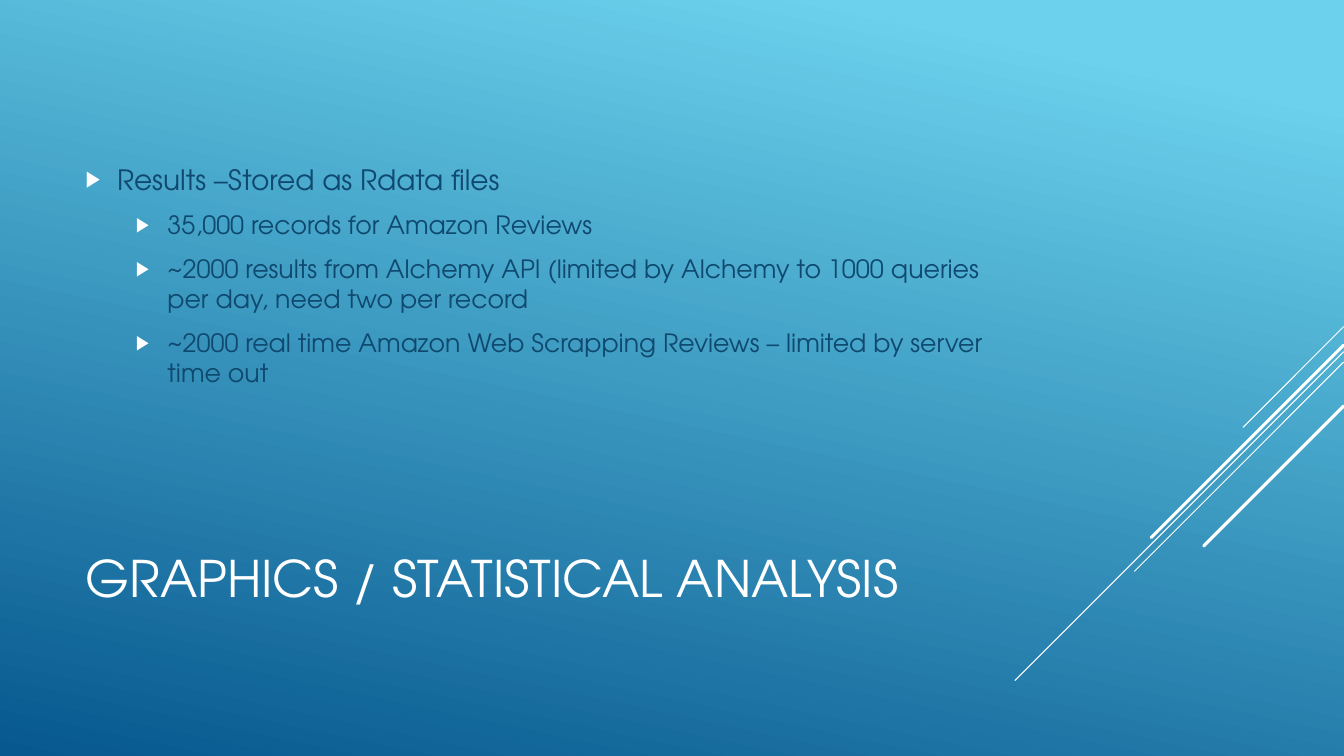
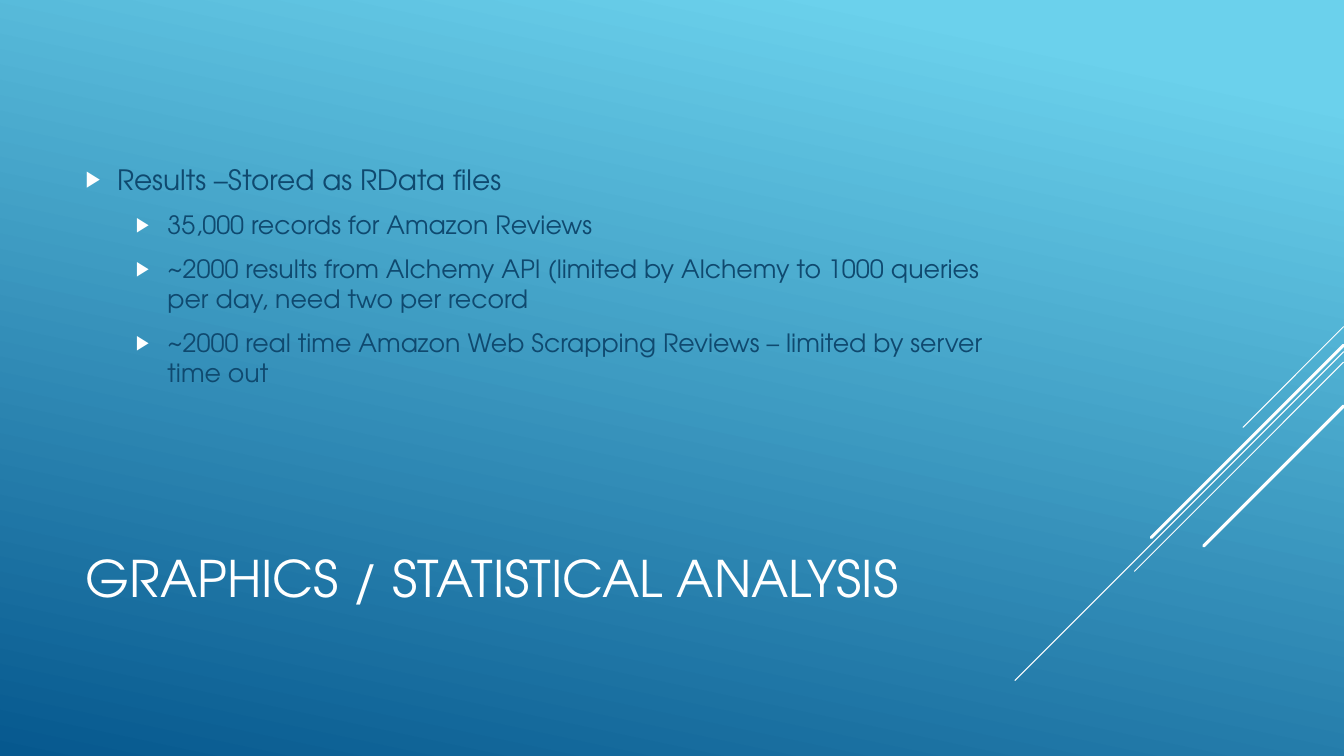
Before and after one commit to jwindokun/FinalProject, a slide deck: slide 9 of R/Final_Project_Presentation.pptx. Drawn at 1344x756 pixels with LibreOffice and Linux fonts; fonts in the diff are those of the drawing. Boxes give left, top, right and bottom in pixels: in the first picture for what was removed or moved away, otherwise in the second. Text is boxed around its words. In the diff, an @@ line names an element or a change of style, - is before the commit and + after.

```diff
--- a/R/Final_Project_Presentation.pptx
+++ b/R/Final_Project_Presentation.pptx
@@ text at (117,169,501,190): text changed @@
-▶ Results –Stored as Rdata files
+▶ Results –Stored as RData files
```
Also in this commit, not shown: 2 other slides changed, 6 slides added, 3 other files.
